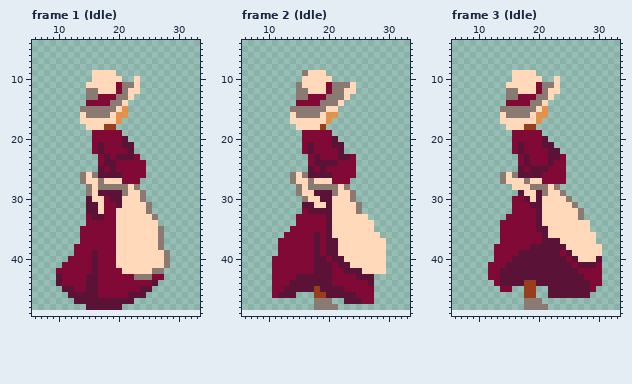
File history of a pixel-art file, Assets/ASE/NPC/HatWoman.ase. That is the earlier state.
37x46 pixels, 13 frames. Shown: frame 1 (Idle): x 6..33, y 4..49; frame 2 (Idle): x 6..33, y 4..49; frame 3 (Idle): x 6..33, y 4..49. The old version is drawn lined up with the new one, on the new canvas. The commit also changed other frames, which this record leaves out.
Once edited:
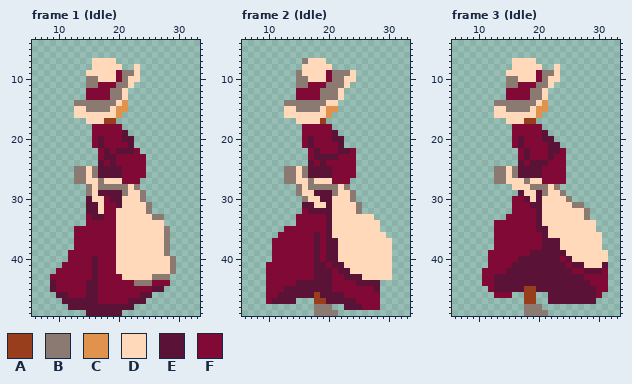
Palette (. is transparent): A #983e1d  B #8a7a71  C #e1924d  D #ffd9b9  E #5a1236  F #810936
The edit:
canvas 37x46 -> 40x50, the old top-left corner now at 2,3
--- frame 1 (Idle)
@@ x 11..26 @@
  6 ................
- 7 ................
- 8 ................
- 9 .....DDDD.......
-10 .....DDDDD..D...
-11 ....DDDDDFBBD...
-12 ....BBDDDFBDD...
-13 ....BBFFFBBD....
-14 ....FFFFBBD.....
-15 ...BBBBBBDC.....
-16 ...DBBBBDCC.....
-17 ...DDDDDDC......
-18 ....DDDAA.......
-19 .....FFFFF......
-20 .....FFFFFE.....
-21 .....FEFFFEE....
-22 .....FEFFFFE....
-23 ......FEFEEEF...
-24 ......FEEFFFFF..
-25 ......EFEFFFFF..
-26 ...BDBEEEEFFFF..
-27 ...BDDBDDDFFF...
+ 7 .....DDDD.......
+ 8 .....DDDDD..D...
+ 9 ....DDDDDFBBD...
+10 ....BBDDDFBDD...
+11 ....BBFFFBBD....
+12 ....FFFFBBD.....
+13 ....FFFFBBD.....
+14 ..BBBBBBBDC.....
+15 ..DDBBBBDCC.....
+16 ..DDDDDDDC......
+17 ....DDDAA.......
+18 .....FFFFF......
+19 .....FFFFFE.....
+20 .....FEFFFEE....
+21 .....FEFFFFE....
+22 ......FEFEEEF...
+23 ......FEEFFFFF..
+24 ......EFEFFFFF..
+25 ..BBDBEEEEFFFF..
+26 ..BBDBEEEEFFFF..
+27 ..BBDDBDDDFFF...
 28 ....BDBBBBBDB...
@@ x 6..33 @@
 32 .........EEDFFDDDDDB........
-33 .........FEEFFDDDDDDB.......
-34 .........FFFFFDDDDDDD.......
-35 ........FFFFFFDDDDDDDB......
-36 ........FFFFFFDDDDDDDB......
-37 ........FFFFFFDDDDDDDB......
-38 .......FFFFFFFDDDDDDDB......
-39 .......FFFEFFFDDDDDDDDB.....
-40 ......FFFFEFFFDDDDDDDDB.....
-41 .....FFFFFEFFFDDDDDDDDB.....
-42 ....FFFFFFEFFFFDDDDDBB......
-43 ....EFFFFEEFFFFFFBBBFF......
-44 ....EFFFFEEFFFFFFFFFE.......
-45 .....EEFFEEFFFFFFFEE........
-46 ......EEEEEFFFFFEEE.........
-47 .......EEEEEEEEEE...........
-48 .........EEEEEE.............
-49 ............................
+33 .........FEEFFDDDDDDBB......
+34 .........FFFFFDDDDDDDD......
+35 .......FFFFFFFDDDDDDDDB.....
+36 .......FFFFFFFDDDDDDDDB.....
+37 .......FFFFFFFDDDDDDDDB.....
+38 .......FFFFFFFDDDDDDDDB.....
+39 ......FFFFFFFFDDDDDDDDB.....
+40 ......FFFFEFFFDDDDDDDDDB....
+41 .....FFFFFEFFFDDDDDDDDDB....
+42 ....FFFFFFEFFFDDDDDDDDDB....
+43 ...FFFFFFFEFFFFDDDDDBBB.....
+44 ...EFFFFFEEFFFFFFBBBFFF.....
+45 ...EFFFFFEEFFFFFFFFFEE......
+46 ....EEFFFEEFFFFFFFEE........
+47 .....EEEEEEFFFFFEEE.........
+48 ......EEEEEEEEEEE...........
+49 .........EEEEEE.............
--- frame 2 (Idle)
@@ x 11..26 @@
  6 ................
- 7 ................
- 8 ................
- 9 .....BDDD.......
-10 .....DDDDD......
-11 ....BDDDDFBBBD..
-12 ....BBDDDFBBDD..
-13 ....BBFFFBBBD...
-14 ....FFFFBBBD....
-15 ...BBBBBBDD.....
-16 ...DBBBBDCC.....
-17 ...DDDDDDC......
-18 ....DDDDA.......
-19 .....FFFFF......
-20 .....FFFFFE.....
-21 .....FEFFFEE....
-22 .....FEFFFFE....
-23 ......FEFFFEEF..
-24 ......FEEEEFFF..
-25 ......EFEFFFFF..
-26 ...BDBEEEEFFFF..
-27 ...BDDBDDDFFF...
+ 7 .....BDDD.......
+ 8 .....DDDDD......
+ 9 ....BDDDDFBBBD..
+10 ....BBDDDFBBDD..
+11 ....BBFFFBBBD...
+12 ....FFFFBBBD....
+13 ....FFFFBBBD....
+14 ..BBBBBBBDD.....
+15 ..DDBBBBDCC.....
+16 ..DDDDDDDC......
+17 ....DDDDA.......
+18 .....FFFFF......
+19 .....FFFFFE.....
+20 .....FEFFFEE....
+21 .....FEFFFFE....
+22 ......FEFFFEEF..
+23 ......FEEEEFFF..
+24 ......EFEFFFFF..
+25 ..BBDBEEEEFFFF..
+26 ..BBDBEEEEFFFF..
+27 ..BBDDBDDDFFF...
 28 ....BDBBBBBDB...
@@ x 6..33 @@
 32 ..........FEEEEDDDDB........
-33 .........FFFFFEDDDDDD.......
-34 .........FFFFFEDDDDDDD......
-35 ........FFFFFFEDDDDDDD......
-36 .......FFFFFEFEDDDDDDDD.....
-37 ......FFFFFFEFEEDDDDDDDD....
-38 ......FFFFFFEFEEDDDDDDDD....
-39 ......FFFFFFEFEEDDDDDDDD....
-40 .....FFFFFFFEEFEEDDDDDDD....
-41 .....FFFFFFFEEEFEEDDDDDD....
-42 .....FFFFFFFEEEFFEEEDDDD....
-43 .....FFFFEEEEEEFFFFEEE......
-44 .....FFFEEEEEEEFFFFFFE......
-45 .....FFEEEEEAEEEEFFFFF......
-46 .....FEEE...AAEEEEEFFF......
-47 ............BBB..EEEFF......
-48 ............BBBB............
-49 ............................
+33 .........FFFFFEDDDDDDD......
+34 .........FFFFFEDDDDDDDD.....
+35 .......FFFFFFFEDDDDDDDD.....
+36 ......FFFFFFEFEDDDDDDDDD....
+37 .....FFFFFFFEFEEDDDDDDDDD...
+38 .....FFFFFFFEFEEDDDDDDDDD...
+39 .....FFFFFFFEFEEDDDDDDDDD...
+40 .....FFFFFFFEFEEDDDDDDDDD...
+41 ....FFFFFFFFEEFEEDDDDDDDD...
+42 ....FFFFFFFFEEEFEEDDDDDDD...
+43 ....FFFFFFFFEEEFFEEEDDDDD...
+44 ....FFFFFEEEEEEFFFFEEEE.....
+45 ....FFFEEEEEEEEFFFFFFFE.....
+46 ....FFEEEEEEAEEEEFFFFFF.....
+47 ....FEEEE...AAEEEEEFFFF.....
+48 ............BBB..EEEFFF.....
+49 ............BBBB............
--- frame 3 (Idle)
@@ x 11..26 @@
  6 ................
- 7 ................
- 8 ................
- 9 .....DDDD.......
-10 .....DDDDD..D...
-11 ....DDDDDFBBD...
-12 ....BBDDDFBDD...
-13 ....BBFFFBBD....
-14 ....FFFFBBD.....
-15 ...BBBBBBDC.....
-16 ...DBBBBDCC.....
-17 ...DDDDDDC......
-18 ....DDDAA.......
-19 .....FFFFF......
-20 .....FFFFFE.....
-21 .....FEFFFEE....
-22 .....FEFFFFEE...
-23 ......FEFFFEEF..
-24 ......FEFFFEFF..
-25 ......EFEEEFFF..
-26 ...BDBEEEEFFFF..
-27 ...BDDDBDDFFFF..
+ 7 .....DDDD.......
+ 8 .....DDDDD..D...
+ 9 ....DDDDDFBBD...
+10 ....BBDDDFBDD...
+11 ....BBFFFBBD....
+12 ....FFFFBBD.....
+13 ....FFFFBBD.....
+14 ..BBBBBBBDC.....
+15 ..DDBBBBDCC.....
+16 ..DDDDDDDC......
+17 ....DDDAA.......
+18 .....FFFFF......
+19 .....FFFFFE.....
+20 .....FEFFFEE....
+21 .....FEFFFFEE...
+22 ......FEFFFEEF..
+23 ......FEFFFEFF..
+24 ......EFEEEFFF..
+25 ..BBDBEEEEFFFF..
+26 ..BBDBEEEEFFFF..
+27 ..BBDDDBDDFFFF..
 28 .....DDDBBBDB...
@@ x 6..33 @@
 30 ..........FFEDEDDDDB........
-31 ..........FFFEEDDDDDB.......
-32 ..........FFFFEDDDDDDB......
-33 .........FFFFFEDDDDDDB......
-34 ........FFFFFFEDDDDDDDD.....
-35 ........FFFFFFEEDDDDDDD.....
-36 ........FFFFFFFEDDDDDDDD....
-37 ........FFFFFFFEEEDDDDDD....
-38 .......FFFFFFEEEEEEDDDDDD...
-39 .......FFFFEEEEEEEFEDDDDD...
-40 .......FFFEEEEEEEEEFEDDDE...
-41 ......FFFEEEEEEEEEEEFEEEF...
-42 ......FFEEEEEEEEEEEEEFFFF...
-43 ......FFEEEEEEEEEEEEEEFFF...
-44 .......FEEEEAAEEEEEEEEEFF...
-45 ........FF..AA..EEEEEEEF....
-46 ............AA..EEEEEEE.....
-47 ............BBB.............
-48 ............BBBB............
-49 ............................
+31 ..........FFFEEDDDDDBB......
+32 ..........FFFFEDDDDDDDB.....
+33 .........FFFFFEDDDDDDDB.....
+34 .......FFFFFFFEDDDDDDDDD....
+35 .......FFFFFFFEEDDDDDDDD....
+36 .......FFFFFFFFEDDDDDDDDD...
+37 .......FFFFFFFFEEEDDDDDDD...
+38 .......FFFFFFFFEEEDDDDDDD...
+39 ......FFFFFFFEEEEEEDDDDDDD..
+40 ......FFFFFEEEEEEEFEDDDDDD..
+41 ......FFFFEEEEEEEEEFEEDDDE..
+42 .....FFFFEEEEEEEEEEEFFEEEF..
+43 .....FFEEEEEEEEEEEEEEEFFFF..
+44 .....FFEEEEEEEEEEEEEEEEFFF..
+45 ......FEEEEEAAEEEEEEEEEEFF..
+46 .......FFF..AA..EEEEEEEEF...
+47 ............AA..EEEEEEEE....
+48 ............BBB.............
+49 ............BBBB............
